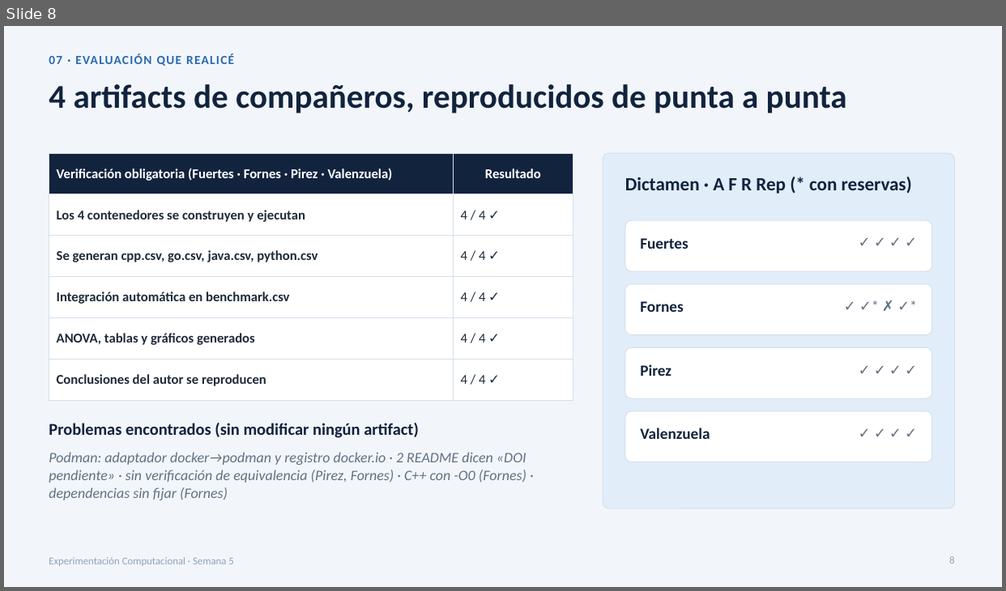
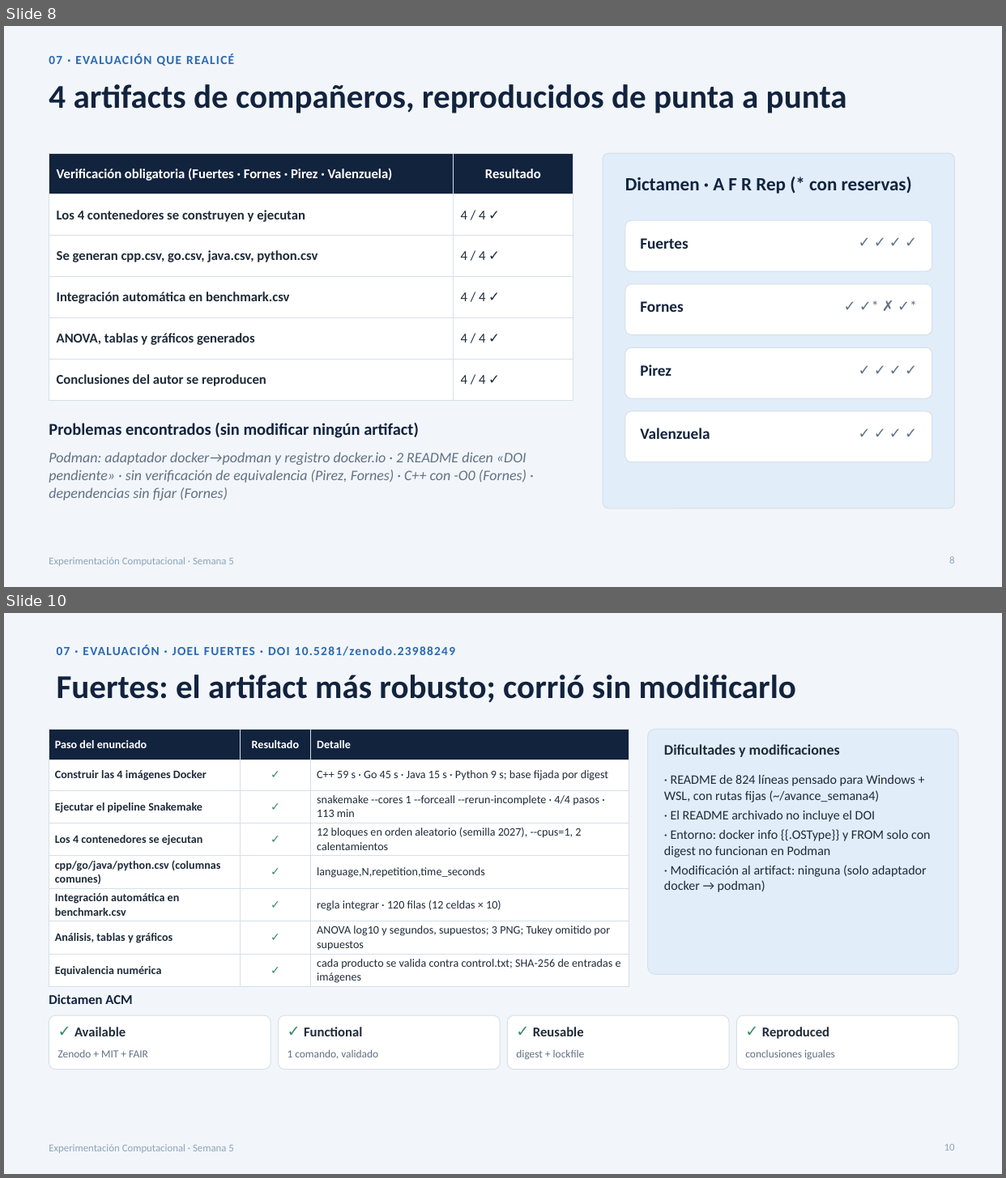
Before and after one commit to Pmiqueles-usach/Modulo2-Inv-experimental, a slide deck: docs/presentaciones/Presentacion_Semana_5_Publicacion_y_Evaluacion_Cruzada.pptx. Shown one above the other, each under a label of ours: slide 8 before the commit, slides 8 and 10 after it; the slides between them are not shown. The pictures are 1006x591 and 1006x1178 pixels, drawn with LibreOffice and Linux fonts; fonts in the diff are those of the drawing. Boxes give left, top, right and bottom in pixels: in the first picture for what was removed or moved away, otherwise in the second. Text is boxed around its words. In the diff, an @@ line names an element or a change of style, - is before the commit and + after.

Commit message:
docs(semana-5): detalle por compañero en la presentación de evaluación cruzada
- Lámina de contenido mínimo publicado (enunciado) para los 4 depósitos.
- Dos láminas por compañero: reproducción (pasos, dificultades, dictamen)
  y resultados publicado vs reproducido, con notas del orador.
- Evaluación de Fuertes: el README archivado no incluye el DOI.

```diff
--- a/docs/presentaciones/Presentacion_Semana_5_Publicacion_y_Evaluacion_Cruzada.pptx
+++ b/docs/presentaciones/Presentacion_Semana_5_Publicacion_y_Evaluacion_Cruzada.pptx
@@ slide 10 added at (4, 613, 1002, 1174), background #F2F6FA; not listed: 1 template element that a slide beside it also shows @@
@@ text added at (57, 645, 455, 656), 12 pt, text #2B69B0, bold @@
+07 · EVALUACIÓN · JOEL FUERTES · DOI 10.5281/zenodo.23988249
@@ title added at (57, 675, 796, 703), 32 pt, text #12233E, bold @@
+Fuertes: el artifact más robusto; corrió sin modificarlo
@@ table added at (49, 729, 629, 986), 8 rows, 3 columns @@
+Paso del enunciado | Resultado | Detalle
+Construir las 4 imágenes Docker | ✓ | C++ 59 s · Go 45 s · Java 15 s · Python 9 s; base fijada por digest
+Ejecutar el pipeline Snakemake | ✓ | snakemake --cores 1 --forceall --rerun-incomplete · 4/4 pasos · 113 min
+Los 4 contenedores se ejecutan | ✓ | 12 bloques en orden aleatorio (semilla 2027), --cpus=1, 2 calentamientos
+cpp/go/java/python.csv (columnas comunes) | ✓ | language,N,repetition,time_seconds
+Integración automática en benchmark.csv | ✓ | regla integrar · 120 filas (12 celdas × 10)
+Análisis, tablas y gráficos | ✓ | ANOVA log10 y segundos, supuestos; 3 PNG; Tukey omitido por supuestos
+Equivalencia numérica | ✓ | cada producto se valida contra control.txt; SHA-256 de entradas e imágenes
@@ rounded rectangle added at (648, 729, 958, 974), fill #E1EDF9, outline #D5DFEA 0.75 pt @@
@@ text added at (664, 744, 840, 757), 14 pt, text #1F2B39, bold @@
+Dificultades y modificaciones
@@ text added at (664, 775, 931, 892), 12.5 pt, text #1F2B39 @@
+· README de 824 líneas pensado para Windows + WSL, con rutas fijas (~/avance_semana4)
+· El README archivado no incluye el DOI
+· Entorno: docker info {{.OSType}} y FROM solo con digest no funcionan en Podman
+· Modificación al artifact: ninguna (solo adaptador docker → podman)
@@ text added at (49, 995, 132, 1004), 13 pt, text #12233E, bold @@
+Dictamen ACM
@@ rounded rectangle added at (49, 1016, 270, 1070), fill #FFFFFF, outline #D5DFEA 0.75 pt @@
@@ rounded rectangle added at (278, 1016, 500, 1070), fill #FFFFFF, outline #D5DFEA 0.75 pt @@
@@ rounded rectangle added at (507, 1016, 729, 1070), fill #FFFFFF, outline #D5DFEA 0.75 pt @@
@@ rounded rectangle added at (737, 1016, 958, 1070), fill #FFFFFF, outline #D5DFEA 0.75 pt @@
@@ text added at (58, 1050, 148, 1058), 10.5 pt, text #627184 @@
+Zenodo + MIT + FAIR
@@ text added at (74, 1027, 126, 1037), 13 pt, text #1F2B39, bold @@
+✓ Available
@@ text added at (288, 1050, 378, 1059), 10.5 pt, text #627184 @@
+1 comando, validado
@@ text added at (304, 1027, 362, 1037), 13 pt, text #1F2B39, bold @@
+✓ Functional
@@ text added at (516, 1050, 585, 1060), 10.5 pt, text #627184 @@
+digest + lockfile
@@ text added at (533, 1027, 584, 1037), 13 pt, text #1F2B39, bold @@
+✓ Reusable
@@ text added at (745, 1050, 835, 1060), 10.5 pt, text #627184 @@
+conclusiones iguales
@@ text added at (762, 1027, 829, 1039), 13 pt, text #1F2B39, bold @@
+✓ Reproduced
@@ page number added at (944, 1144, 955, 1151), 10 pt, text #8FA3BA @@
+10
```
Also in this commit, not shown: 1 slide changed, 8 other slides added, 2 other files.
